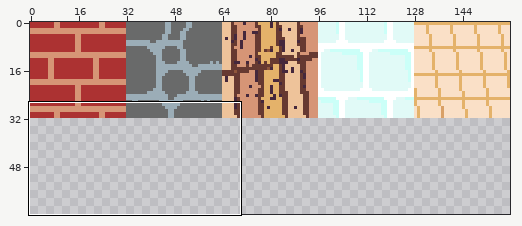
Edited in one commit: pixel-art file (assets/wall_tiles.aseprite). The picture above shows the old version from afar; the outline marks the close-up.
Close-up. The starting point:
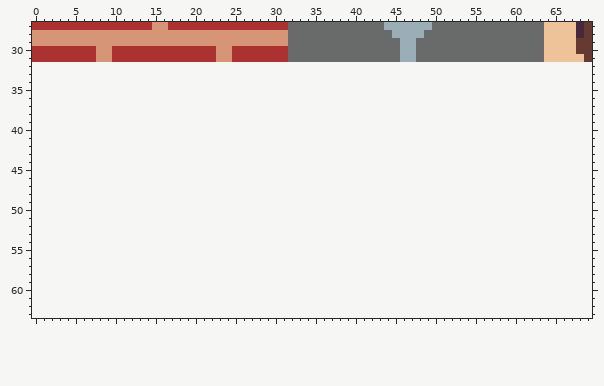
160x32 pixels, 1 frame. Shown: x 0..69, y 27..63. The old version is drawn lined up with the new one, on the new canvas.
The result:
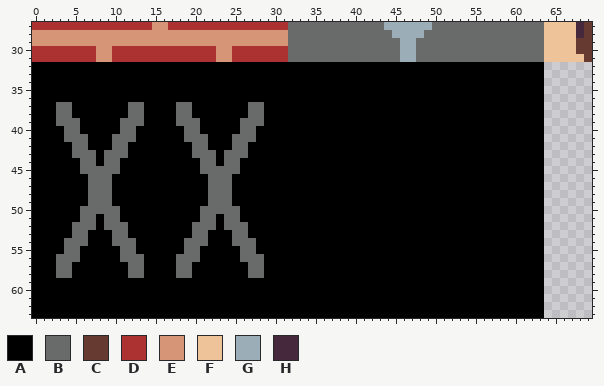
Palette (. is transparent): A #000000  B #696a6a  C #663931  D #ac3232  E #d69576  F #eec39a  G #9badb7  H #45283c
Diff:
canvas 160x32 -> 160x64
The author put colour A in rows 32 to 36 at x 0 to 63; in rows 37 to 38 at x 0 to 2, 5 to 11, 14 to 17, 20 to 26 and 29 to 63; in row 39 at x 0 to 2, 6 to 10, 14 to 17, 21 to 25 and 29 to 63; in row 40 at x 0 to 3, 6 to 10, 13 to 18, 21 to 25 and 28 to 63; in row 41 at x 0 to 3, 7 to 9, 13 to 18, 22 to 24 and 28 to 63; in row 42 at x 0 to 4, 7 to 9, 12 to 19, 22 to 24 and 27 to 63.
The author put colour A in row 43 at x 0 to 4, 8, 12 to 19, 23 and 27 to 63; in row 44 at x 0 to 5, 8, 11 to 20, 23 and 26 to 63; in row 45 at x 0 to 5, 11 to 20 and 26 to 63; in rows 46 to 49 at x 0 to 6, 10 to 21 and 25 to 63; in row 50 at x 0 to 5, 11 to 20 and 26 to 63; in row 51 at x 0 to 5, 8, 11 to 20, 23 and 26 to 63.
The author put colour A in row 52 at x 0 to 4, 8, 12 to 19, 23 and 27 to 63; in row 53 at x 0 to 4, 7 to 9, 12 to 19, 22 to 24 and 27 to 63; in row 54 at x 0 to 3, 7 to 9, 13 to 18, 22 to 24 and 28 to 63; in row 55 at x 0 to 3, 6 to 10, 13 to 18, 21 to 25 and 28 to 63; in row 56 at x 0 to 2, 6 to 10, 14 to 17, 21 to 25 and 29 to 63; in rows 57 to 58 at x 0 to 2, 5 to 11, 14 to 17, 20 to 26 and 29 to 63.
The author put colour A in rows 59 to 63 at x 0 to 63.
The author put colour B in rows 37 to 38 at x 3 to 4, 12 to 13, 18 to 19 and 27 to 28; in row 39 at x 3 to 5, 11 to 13, 18 to 20 and 26 to 28; in row 40 at x 4 to 5, 11 to 12, 19 to 20 and 26 to 27; in row 41 at x 4 to 6, 10 to 12, 19 to 21 and 25 to 27; in row 42 at x 5 to 6, 10 to 11, 20 to 21 and 25 to 26; in row 43 at x 5 to 7, 9 to 11, 20 to 22 and 24 to 26.
The author put colour B in row 44 at x 6 to 7, 9 to 10, 21 to 22 and 24 to 25; in row 45 at x 6 to 10 and 21 to 25; in rows 46 to 49 at x 7 to 9 and 22 to 24; in row 50 at x 6 to 10 and 21 to 25; in row 51 at x 6 to 7, 9 to 10, 21 to 22 and 24 to 25; in row 52 at x 5 to 7, 9 to 11, 20 to 22 and 24 to 26.
The author put colour B in row 53 at x 5 to 6, 10 to 11, 20 to 21 and 25 to 26; in row 54 at x 4 to 6, 10 to 12, 19 to 21 and 25 to 27; in row 55 at x 4 to 5, 11 to 12, 19 to 20 and 26 to 27; in row 56 at x 3 to 5, 11 to 13, 18 to 20 and 26 to 28; in rows 57 to 58 at x 3 to 4, 12 to 13, 18 to 19 and 27 to 28.
Pixel boxes of the changes (left, top, right, bottom) in both close-ups:
added: (32, 62, 544, 318)
